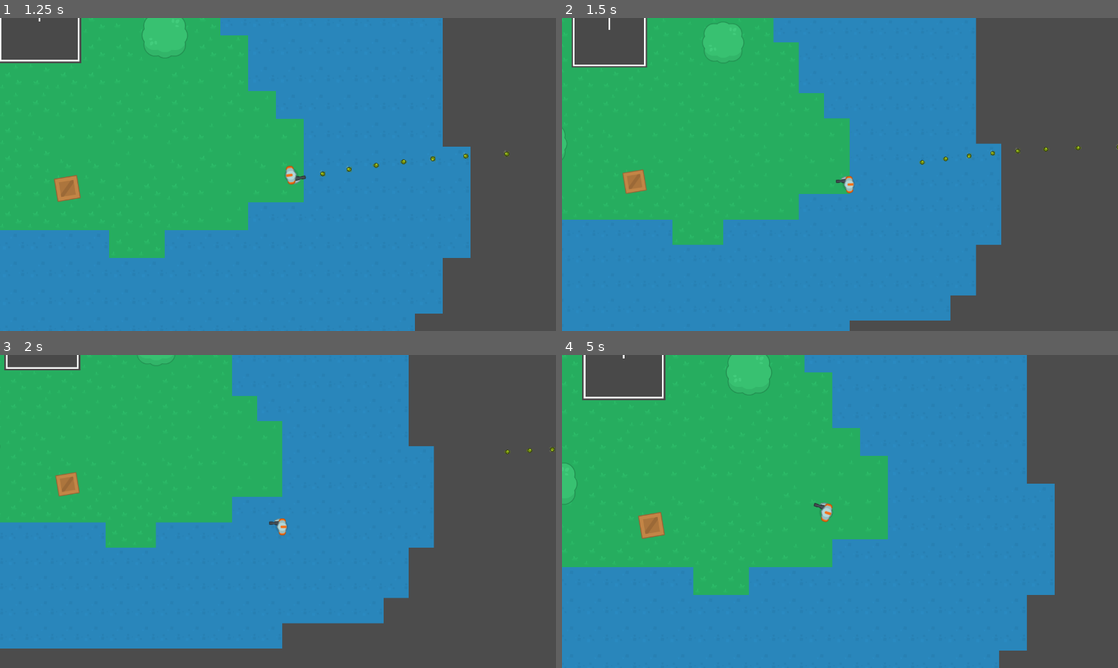
Above: before the commit, frames 1-4 (two rows, left to right).
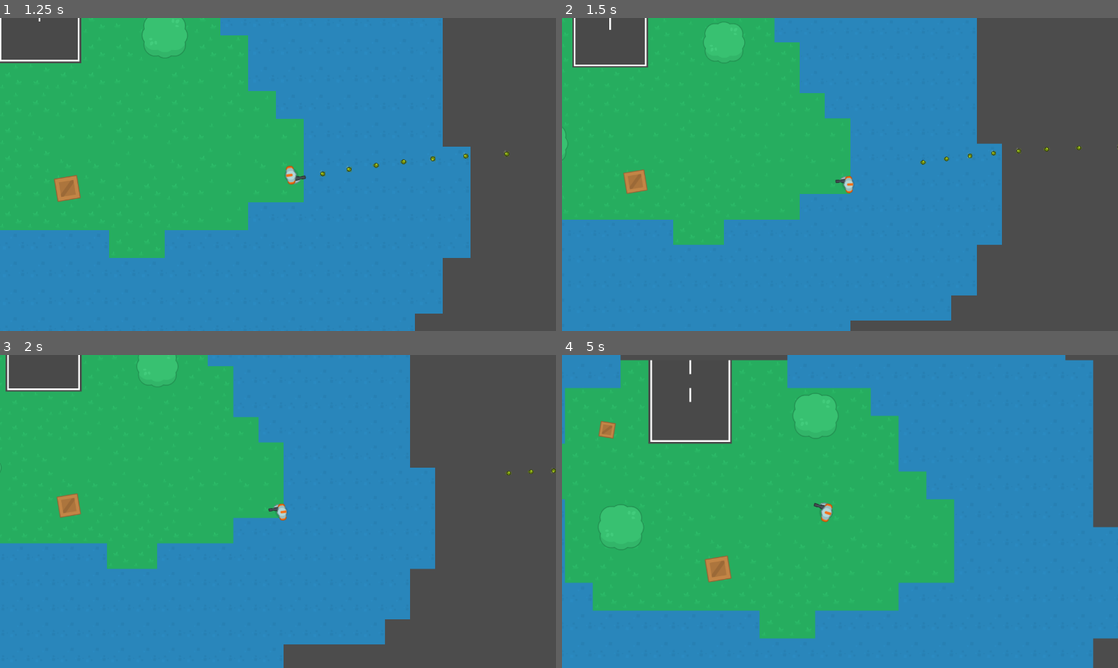
Above: after the commit, the same moments.

Repository: MatiasVME/HFTM
Game: Godot game, scene res://Game/Tests/TestMapTilset.tscn
Same seed, same stepped clock (60 frames per second), same inputs: the game is played once before the commit and once after it. This scene is started directly instead of the project's main scene.
Inputs (mouse positions are in pixels of both pictures, inside the frame that each line leads up to):
- Up to frame 1 (1.25 s): tap Enter at 0.5 s; move the mouse to (400, 158) at 0.52 s; hold D (right) from 0.53 s (still down); hold Right mouse button (right_click) from 0.53 s (still down)
- Up to frame 2 (1.5 s): move the mouse to (728, 190) at 1.27 s; release D (right) at 1.28 s; release Right mouse button (right_click) at 1.28 s; hold S (down) from 1.28 s (still down); tap Mouse wheel down (scroll_down) at 1.35 s
- Up to frame 3 (2 s): keep holding S (down)
- Up to frame 4 (5 s): move the mouse to (895, 442) at 2.02 s; release S (down) at 2.03 s; hold D (right) 2.03-2.78 s; tap Mouse wheel up (scroll_up) at 2.1, 4.35 s; move the mouse to (812, 574) at 2.77 s; hold W (up) 2.78-3.53 s; right-click (812, 574) at 2.85 s; move the mouse to (1006, 558) at 3.52 s; hold A (left) from 3.53 s (still down); tap Mouse wheel down (scroll_down) at 3.6 s; move the mouse to (673, 464) at 4.27 s

Frame 1 is identical in both runs. In frame 2, 0.8% of the frame differs, in the area x 0-100%, y 0-100%; in frame 3, 12%; in frame 4, 34%.

Commit message:
El player detecta las colisiones

Diff:
--- a/Game/Actors/Players/Player.gd
+++ b/Game/Actors/Players/Player.gd
@@ -7,19 +7,28 @@
 
 const SPEED = 200
 
+var world
+
 func _ready():
 	set_process(true)
+
+	world = get_world_2d().get_direct_space_state()
 
 func _process(delta):
 	var motion = Vector2()
 
-	if Input.is_action_pressed("up"):
+	var result_up = world.intersect_point(get_position() + Vector2(0, -16))
+	var result_down = world.intersect_point(get_position() + Vector2(0, 16))
+	var result_left = world.intersect_point(get_position() + Vector2(-16, 0))
+	var result_right = world.intersect_point(get_position() + Vector2(16, 0))
+
+	if Input.is_action_pressed("up") and result_up.empty():
 		motion += Vector2(0, -1)
-	if Input.is_action_pressed("down"):
+	if Input.is_action_pressed("down") and result_down.empty():
 		motion += Vector2(0, 1)
-	if Input.is_action_pressed("left"):
+	if Input.is_action_pressed("left") and result_left.empty():
 		motion += Vector2(-1, 0)
-	if Input.is_action_pressed("right"):
+	if Input.is_action_pressed("right") and result_right.empty():
 		motion += Vector2(1, 0)
 	# zoom temporal
 	if Input.is_action_just_released("scroll_up"):
--- a/Game/Actors/Players/Player.tscn
+++ b/Game/Actors/Players/Player.tscn
@@ -33,6 +33,7 @@
 [node name="Collision" type="CollisionShape2D" parent="."]
 
 shape = SubResource( 1 )
+_sections_unfolded = [ "Transform", "Z" ]
 
 [node name="Camera" type="Camera2D" parent="."]
 
